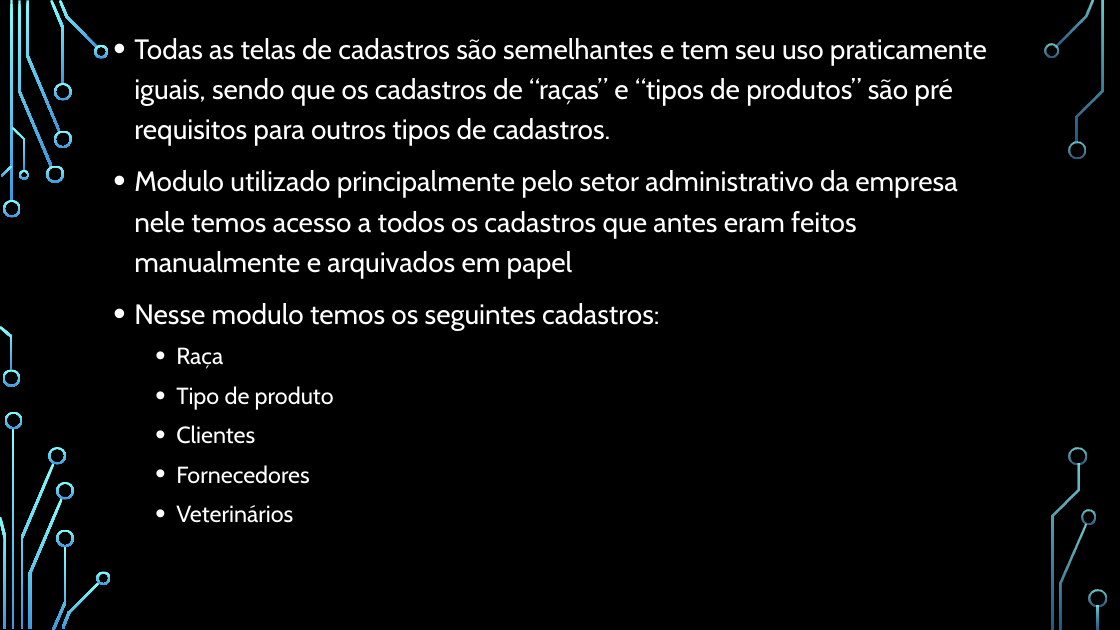
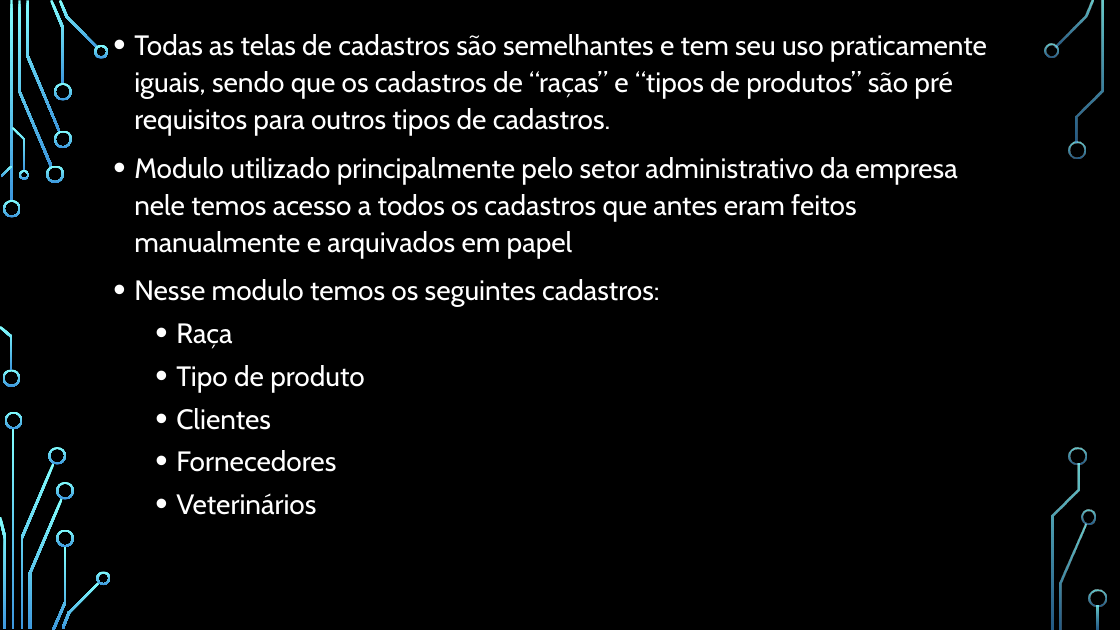
Before and after one commit to chav1985/GerenciamentoBovinos, a slide deck: slide 11 of GerenciamentoBovinos/Documentação/Apresentação/SISTEMA DE GERENCIAMENTO DE BOVINOS.pptx. Drawn at 1120x630 pixels with LibreOffice and Linux fonts; fonts in the diff are those of the drawing; background and template pictures are left out. Boxes give left, top, right and bottom in pixels: in the first picture for what was removed or moved away, otherwise in the second. Text is boxed around its words. In the diff, an @@ line names an element or a change of style, - is before the commit and + after.

```diff
--- a/GerenciamentoBovinos/Documentação/Apresentação/SISTEMA DE GERENCIAMENTO DE BOVINOS.pptx
+++ b/GerenciamentoBovinos/Documentação/Apresentação/SISTEMA DE GERENCIAMENTO DE BOVINOS.pptx
@@ text "Todas as telas de cadastros ..." at box(134, 34, 987, 515): size 20 to 24 pt in "Raça", "Tipo de produto", "Clientes", "Fornecedores" and 1 more places; line spacing 1.2 to 1.1 @@
```
Also in this commit, not shown: 7 other slides changed.
